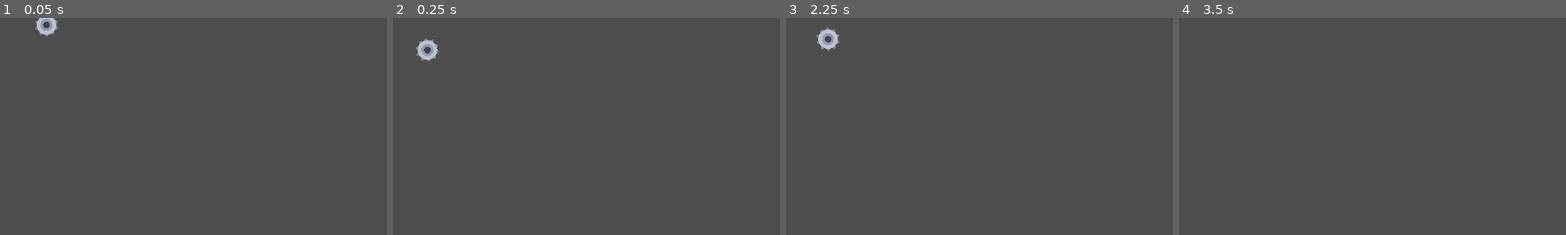
Above: before the commit, frames 1-4 (left to right).
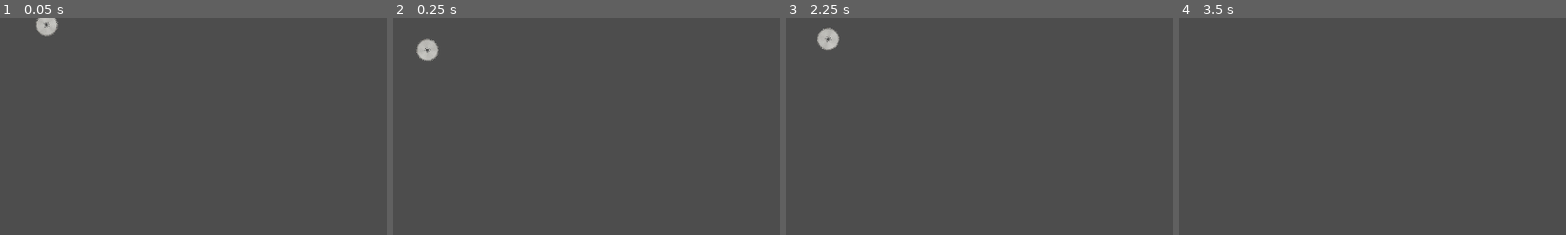
Above: after the commit, the same moments.

Repository: SummerEngine/template-2d-vampire-survivor-roguelike
Game: Godot game, scene res://scenes/saw.tscn
The game is run twice, just before and just after one commit, with the same random seed, the same clock (stepped at 60 frames per second) and the same inputs. This scene is started directly instead of the project's main scene.
Inputs (mouse positions are % of the whole screen's width and height, from its top left):
- Up to frame 1 (0.05 s): no input
- Up to frame 2 (0.25 s): no input
- Up to frame 3 (2.25 s): tap Enter at 0.5, 2 s; move the mouse to (72, 45) at 0.52 s; hold D 0.53-1.28 s; tap L at 0.6, 2.1 s; click (72, 45) at 0.67 s; tap Space at 1.25 s; move the mouse to (30, 55) at 1.27 s; hold S 1.28-2.03 s; tap R at 1.35 s; move the mouse to (60, 28) at 2.02 s; hold D from 2.03 s (still down)
- Up to frame 4 (3.5 s): move the mouse to (45, 70) at 2.77 s; release D at 2.78 s; hold W from 2.78 s (still down); tap R at 2.85 s; click (45, 70) at 2.92 s
The pictures show only the part of the screen within x 0-50%, y 0-50%; the shares and areas given below are measured in that part.

The runs differ from the first frame. In frame 1, 0.3% of the frame differs, in the area x 9-16%, y 0-9%; in frame 2, 0.3%, in the area x 5-12%, y 9-21%; in frame 3, 0.3%; in frame 4, nothing differs.

Commit message:
feat: use sawblade.png sprite for the saw (keyed white bg to alpha)
- Keyed the white background of the user-provided sawblade.png to transparency
- saw.tscn uses a Sprite2D with the texture (scale 0.036); node rotation spins it
- Dropped the procedural _draw blade

Co-Authored-By: Claude Opus 4.8 (1M context) <noreply@anthropic.com>

Diff:
--- a/scenes/saw.tscn
+++ b/scenes/saw.tscn
@@ -1,6 +1,7 @@
-[gd_scene load_steps=3 format=3]
+[gd_scene load_steps=4 format=3]
 
 [ext_resource type="Script" path="res://scripts/saw.gd" id="1"]
+[ext_resource type="Texture2D" path="res://assets/sawblade.png" id="2"]
 
 [sub_resource type="CircleShape2D" id="shape"]
 radius = 17.0
@@ -11,5 +12,9 @@
 collision_mask = 2
 script = ExtResource("1")
 
+[node name="Sprite2D" type="Sprite2D" parent="."]
+texture = ExtResource("2")
+scale = Vector2(0.036, 0.036)
+
 [node name="CollisionShape2D" type="CollisionShape2D" parent="."]
 shape = SubResource("shape")
--- a/scripts/saw.gd
+++ b/scripts/saw.gd
@@ -18,7 +18,6 @@
 	orbit_speed = p_speed
 	damage_per_sec = p_dps
 	position = Vector2.from_angle(angle) * orbit_radius
-	queue_redraw()
 
 func _physics_process(delta: float) -> void:
 	angle += orbit_speed * delta
@@ -29,19 +28,3 @@
 		if b.is_in_group("enemies") and b.has_method("take_damage_continuous"):
 			# Accumulates damage; enemy pops a number ~every 0.3s. No knockback.
 			b.take_damage_continuous(dmg)
-
-func _draw() -> void:
-	var r := 18.0
-	var teeth := 10
-	for i in teeth:
-		var a0 := float(i) / teeth * TAU
-		var a1 := (float(i) + 0.5) / teeth * TAU
-		var a2 := (float(i) + 1.0) / teeth * TAU
-		draw_colored_polygon(PackedVector2Array([
-			Vector2.from_angle(a0) * (r * 0.78),
-			Vector2.from_angle(a1) * r,
-			Vector2.from_angle(a2) * (r * 0.78),
-		]), Color(0.5, 0.52, 0.58))
-	draw_circle(Vector2.ZERO, r * 0.8, Color(0.74, 0.76, 0.82))
-	draw_circle(Vector2.ZERO, r * 0.5, Color(0.58, 0.6, 0.66))
-	draw_circle(Vector2.ZERO, 5.0, Color(0.25, 0.26, 0.3))
Binary file added: assets/sawblade.png
